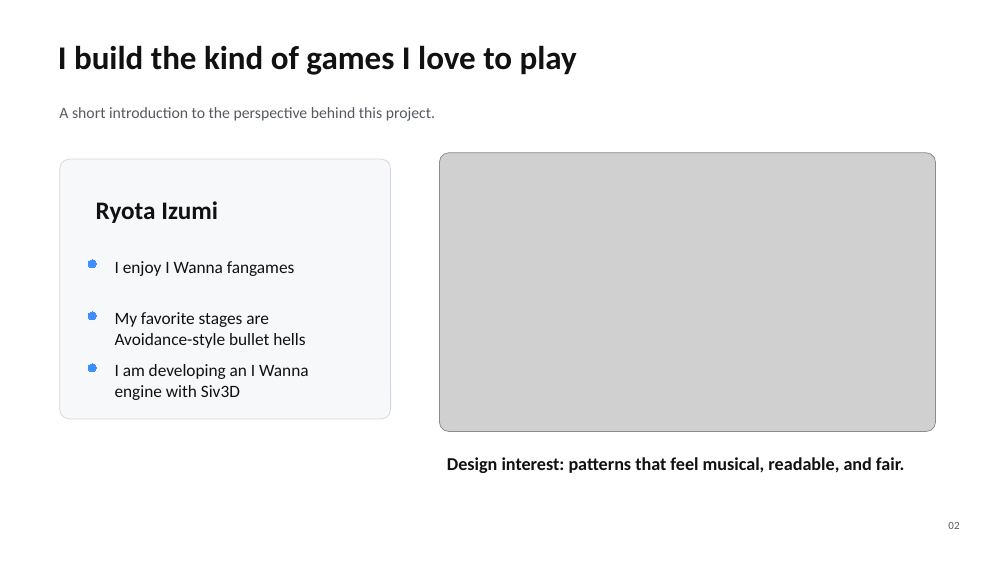
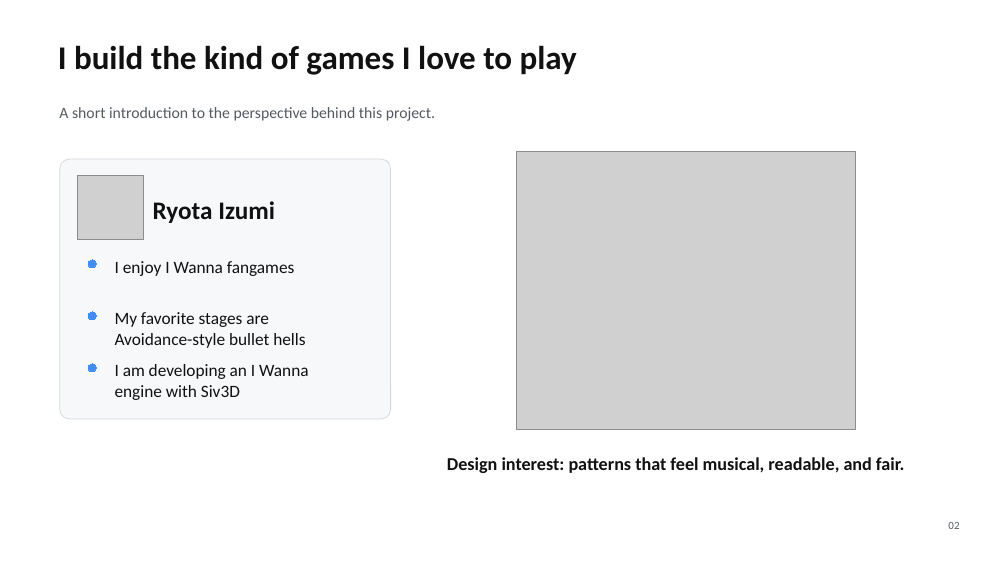
Before and after one commit to RyotaIzumi/I-wanna-Siv3D, a slide deck: slide 2 of OpenSiv3D_0.6.161/outputs/bullet_hell_generation_research_20min_with_bilingual_notes.pptx. Drawn at 1008x567 pixels with LibreOffice and Linux fonts; fonts in the diff are those of the drawing; grey boxes stand for pictures. Boxes give left, top, right and bottom in pixels: in the first picture for what was removed or moved away, otherwise in the second. Text is boxed around its words. In the diff, an @@ line names an element or a change of style, - is before the commit and + after.

```diff
--- a/OpenSiv3D_0.6.161/outputs/bullet_hell_generation_research_20min_with_bilingual_notes.pptx
+++ b/OpenSiv3D_0.6.161/outputs/bullet_hell_generation_research_20min_with_bilingual_notes.pptx
@@ picture added at box(78, 175, 143, 240) @@
@@ picture: place and size @@
-picture at box(439, 153, 935, 432)
+picture at box(516, 151, 856, 430)
@@ text "Ryota Izumi": place and size @@
-text "Ryota Izumi" at box(96, 201, 218, 223)
+text "Ryota Izumi" at box(153, 201, 275, 223)
```
Also in this commit, not shown: 4 other slides changed, 6 other files.
